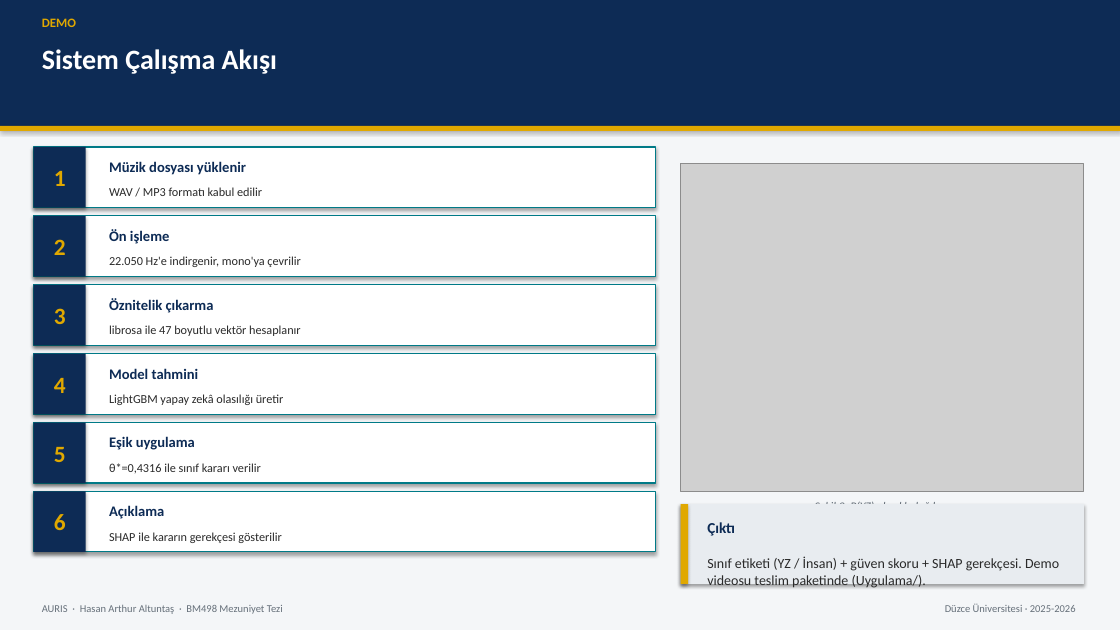
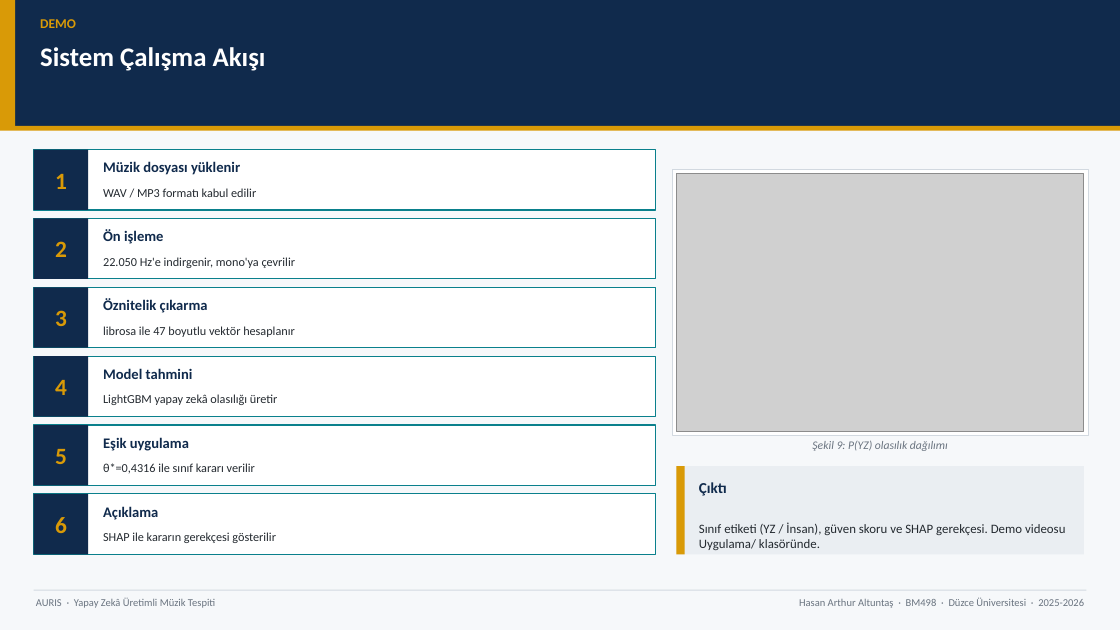
Before and after one commit to Rtur2003/CrownCode, a slide deck: slide 24 of docs/academic/TeslimEdilecekler/Sunumlar/AURIS_Tum_Sunumlar_Birlesik.pptx. Drawn at 1120x630 pixels with LibreOffice and Linux fonts; fonts in the diff are those of the drawing; grey boxes stand for pictures. Boxes give left, top, right and bottom in pixels: in the first picture for what was removed or moved away, otherwise in the second. Text is boxed around its words. In the diff, an @@ line names an element or a change of style, - is before the commit and + after.

Commit message:
Update presentation files and modify footer text in sunum_lib.py for clarity

```diff
--- a/docs/academic/TeslimEdilecekler/Sunumlar/AURIS_Tum_Sunumlar_Birlesik.pptx
+++ b/docs/academic/TeslimEdilecekler/Sunumlar/AURIS_Tum_Sunumlar_Birlesik.pptx
@@ background #F4F6F8 to #F6F8FA @@
@@ rectangle added at (x1=0, y1=0, x2=15, y2=126), fill #D99A07 @@
@@ text "DEMO" at (x1=40, y1=19, x2=76, y2=28): size 11 to 11.5 pt, text colour #E0A800 to #D99A07 @@
@@ text "Sistem Çalışma Akışı" at (x1=40, y1=47, x2=266, y2=71): size 24 to 23 pt @@
@@ rectangle at (x1=0, y1=126, x2=1120, y2=131): fill #E0A800 to #D99A07; shadow off @@
@@ rectangle added at (x1=672, y1=169, x2=1088, y2=435), fill #FFFFFF, outline #D2D9E0 0.75 pt @@
@@ picture resized from (x1=681, y1=164, x2=1084, y2=492) to (x1=676, y1=173, x2=1084, y2=431) @@
@@ text colour #2A2A2A to #242A30 in 6 elements at (x1=103, y1=188, x2=256, y2=197), (x1=103, y1=257, x2=296, y2=268), (x1=103, y1=463, x2=255, y2=473), (x1=103, y1=532, x2=276, y2=543), (x1=103, y1=326, x2=294, y2=337), (x1=103, y1=394, x2=278, y2=405) @@
@@ text "Şekil 9: P(YZ) olasılık dağılımı" moved from (x1=815, y1=502, x2=950, y2=504) to (x1=812, y1=441, x2=948, y2=451) @@
@@ text "Şekil 9: P(YZ) olasılık dağılımı" at (x1=812, y1=441, x2=948, y2=451): text colour #66707A to #6A7480 @@
@@ rectangle at (x1=676, y1=466, x2=685, y2=555): fill #E0A800 to #D99A07; shadow off @@
@@ rectangle resized from (x1=681, y1=504, x2=1084, y2=584) to (x1=676, y1=466, x2=1084, y2=555) @@
@@ rectangle at (x1=676, y1=466, x2=1084, y2=555): fill #E8ECF0 to #EAEEF2; shadow off @@
@@ rectangle resized from (x1=681, y1=504, x2=688, y2=584) to (x1=676, y1=466, x2=685, y2=555) @@
@@ text colour #0D2B55 to #102A4C in 7 elements at (x1=103, y1=161, x2=240, y2=175), (x1=103, y1=229, x2=163, y2=244), (x1=103, y1=298, x2=208, y2=313), (x1=103, y1=368, x2=193, y2=379), (x1=103, y1=437, x2=189, y2=451), (x1=103, y1=506, x2=158, y2=520), (x1=699, y1=482, x2=727, y2=496) @@
@@ text "Çıktı" moved from (x1=707, y1=522, x2=735, y2=536) to (x1=699, y1=482, x2=727, y2=496) @@
@@ fill #0D2B55 to #102A4C; shadow off in 7 elements at (x1=0, y1=0, x2=1120, y2=126), (x1=34, y1=425, x2=88, y2=486), (x1=34, y1=356, x2=88, y2=417), (x1=34, y1=218, x2=88, y2=279), (x1=34, y1=287, x2=88, y2=348), (x1=34, y1=150, x2=88, y2=210), (x1=34, y1=494, x2=88, y2=555) @@
@@ text colour #E0A800 to #D99A07 in 6 elements at (x1=55, y1=449, x2=67, y2=464), (x1=55, y1=174, x2=67, y2=189), (x1=55, y1=310, x2=67, y2=326), (x1=55, y1=380, x2=67, y2=395), (x1=55, y1=241, x2=67, y2=257), (x1=55, y1=517, x2=67, y2=533) @@
@@ outline #007A87 1 pt to #0A808C 1 pt; shadow off in 6 elements at (x1=34, y1=425, x2=655, y2=486), (x1=34, y1=356, x2=655, y2=417), (x1=34, y1=150, x2=655, y2=210), (x1=34, y1=218, x2=655, y2=279), (x1=34, y1=287, x2=655, y2=348), (x1=34, y1=494, x2=655, y2=555) @@
@@ text at (x1=699, y1=522, x2=1065, y2=550): text changed; size 12 to 11 pt; text colour #2A2A2A to #242A30 @@
-Sınıf etiketi (YZ / İnsan) + güven skoru + SHAP gerekçesi. Demo videosu teslim paketinde (Uygulama/).
+Sınıf etiketi (YZ / İnsan), güven skoru ve SHAP gerekçesi. Demo videosu Uygulama/ klasöründe.
@@ rectangle added at (x1=34, y1=590, x2=1086, y2=591), fill #D2D9E0 @@
@@ text added at (x1=36, y1=598, x2=215, y2=608), 9 pt, text #6A7480 @@
+AURIS · Yapay Zekâ Üretimli Müzik Tespiti
@@ text at (x1=799, y1=597, x2=1084, y2=608): text changed; text colour #66707A to #6A7480 @@
-Düzce Üniversitesi · 2025-2026
+Hasan Arthur Altuntaş · BM498 · Düzce Üniversitesi · 2025-2026
@@ text removed at (x1=42, y1=605, x2=283, y2=614) @@
-AURIS · Hasan Arthur Altuntaş · BM498 Mezuniyet Tezi
```
Also in this commit, not shown: 44 other slides changed, 3 other files.
